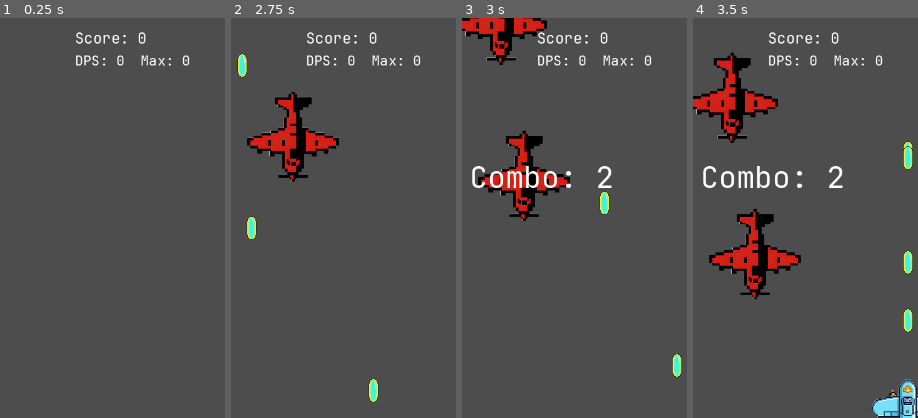
Above: before the commit, frames 1-4 (left to right).
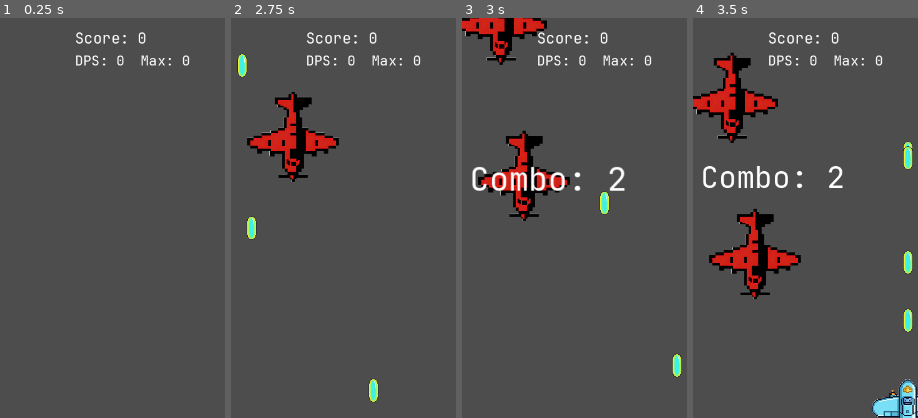
Above: after the commit, the same moments.

Repository: qingzhixing/plane-war
Game: Godot game, scene res://scenes/Main.tscn
Same seed, same stepped clock (60 frames per second), same inputs: the game is played once before the commit and once after it. Sound files missing from this copy of the repository are replaced by a short silence.
Inputs (mouse positions are % of the whole screen's width and height, from its top left):
- Up to frame 1 (0.25 s): no input
- Up to frame 2 (2.75 s): click "暂停" at 0.5 s; click "继续" at 1.25 s; tap Enter at 2 s; move the mouse to (72, 45) at 2.02 s; hold D from 2.03 s (still down); tap P at 2.1 s; click (72, 45) at 2.17 s
- Up to frame 3 (3 s): release D at 2.75 s; drag from (30, 55) to (64, 15) at 2.77 s
- Up to frame 4 (3.5 s): no input
The pictures show only the part of the screen within x 50-100%, y 0-50%; the shares and areas given below are measured in that part.

Frames 1-2 are identical in both runs. In frame 3, 1.9% of the frame differs, in the area x 4-73%, y 37-44%; in frame 4, nothing differs.

Commit message:
🎮 ADD: 连击特效与按波次升级和敌人强化
Made-with: Cursor

Diff:
--- a/scripts/enemy_basic.gd
+++ b/scripts/enemy_basic.gd
@@ -53,3 +53,11 @@
 	var audio := _get_audio_manager()
 	if audio != null and audio.has_method("play_enemy_explosion"):
 		audio.play_enemy_explosion()
+
+
+func apply_wave_scaling(wave: int) -> void:
+	if wave <= 1:
+		return
+	var factor := 1.0 + 0.25 * float(wave - 1)
+	max_hp = int(round(float(max_hp) * factor))
+	_hp = max_hp
--- a/scripts/enemy_elite.gd
+++ b/scripts/enemy_elite.gd
@@ -83,3 +83,11 @@
 		get_tree().call_group("battle_stats_manager", "record_enemy_killed", self, score_value)
 		_give_exp()
 		queue_free()
+
+
+func apply_wave_scaling(wave: int) -> void:
+	if wave <= 1:
+		return
+	var factor := 1.0 + 0.25 * float(wave - 1)
+	max_hp = int(round(float(max_hp) * factor))
+	_hp = max_hp
--- a/scripts/enemy_spawner.gd
+++ b/scripts/enemy_spawner.gd
@@ -32,6 +32,9 @@
 		return
 
 	var enemy := scene_to_use.instantiate()
+	# 根据当前波次对敌人耐久度等进行逐波提升
+	if enemy != null and enemy.has_method("apply_wave_scaling"):
+		enemy.apply_wave_scaling(wave)
 	var viewport_rect := get_viewport().get_visible_rect()
 	var x := randf_range(50.0, viewport_rect.size.x - 50.0)
 	enemy.global_position = Vector2(x, -50.0)
--- a/scripts/enemy_turret.gd
+++ b/scripts/enemy_turret.gd
@@ -87,3 +87,11 @@
 		body.apply_damage(1)
 		_give_exp()
 		queue_free()
+
+
+func apply_wave_scaling(wave: int) -> void:
+	if wave <= 1:
+		return
+	var factor := 1.0 + 0.25 * float(wave - 1)
+	max_hp = int(round(float(max_hp) * factor))
+	_hp = max_hp
--- a/scripts/hud.gd
+++ b/scripts/hud.gd
@@ -6,6 +6,8 @@
 var _main: Node = null
 var _is_paused: bool = false
 var _combo_base_color: Color = Color.WHITE
+var _combo_base_scale: Vector2 = Vector2.ONE
+var _last_combo_value: int = 0
 
 @onready var _wave_label: Label = %WaveLabel
 @onready var _exp_bar: ProgressBar = %ExpBar
@@ -28,6 +30,7 @@
 	if _combo_label != null:
 		_combo_label.mouse_filter = Control.MOUSE_FILTER_IGNORE
 		_combo_base_color = _combo_label.modulate
+		_combo_base_scale = _combo_label.scale
 	if _dps_label != null:
 		_dps_label.mouse_filter = Control.MOUSE_FILTER_IGNORE
 
@@ -126,14 +129,30 @@
 	if combo <= 0:
 		_combo_label.text = ""
 		_combo_label.modulate = _combo_base_color
+		_combo_label.scale = _combo_base_scale
+		_last_combo_value = 0
 		return
 
 	_combo_label.text = "Combo: %d" % combo
 
 	var color := _combo_base_color
-	if combo >= 50:
+	if combo >= 100:
+		# 极高连击：彩色变换效果（随时间循环 Hue）
+		var t := float(Time.get_ticks_msec()) / 1000.0
+		var hue := fmod(t * 0.6, 1.0)
+		color = Color.from_hsv(hue, 0.9, 1.0)
+	elif combo >= 50:
 		color = Color(1.0, 0.35, 0.2) # 高连击：偏红橙
 	elif combo >= 10:
 		color = Color(1.0, 0.85, 0.3) # 中连击：偏亮黄
 
 	_combo_label.modulate = color
+
+	# Combo 增加时的瞬间放大效果
+	if combo > _last_combo_value:
+		var tween := create_tween()
+		_combo_label.scale = _combo_base_scale
+		tween.tween_property(_combo_label, "scale", _combo_base_scale * 1.2, 0.08).set_trans(Tween.TRANS_SINE).set_ease(Tween.EASE_OUT)
+		tween.tween_property(_combo_label, "scale", _combo_base_scale, 0.10).set_trans(Tween.TRANS_SINE).set_ease(Tween.EASE_IN)
+
+	_last_combo_value = combo
--- a/scripts/main.gd
+++ b/scripts/main.gd
@@ -38,7 +38,7 @@
 	add_to_group("battle_stats_manager")
 	level_up.connect(_on_level_up)
 	var wave_timer := Timer.new()
-	wave_timer.wait_time = 28.0
+	wave_timer.wait_time = 12.0
 	wave_timer.timeout.connect(_on_wave_timeout)
 	add_child(wave_timer)
 	wave_timer.start()
@@ -50,6 +50,8 @@
 
 func _on_wave_timeout() -> void:
 	_wave += 1
+	# 按波次触发升级，而非经验条
+	emit_signal("level_up")
 	# 第 4 波后尝试生成 Boss，一次性
 	if _wave >= 4 and not _boss_spawned:
 		_spawn_boss()
@@ -74,12 +76,8 @@
 		p.apply_upgrade(upgrade_id)
 
 func add_exp(amount: int) -> void:
+	# 经验值仅用于统计，不再直接驱动升级；保留接口以兼容现有代码
 	_exp += int(amount * _exp_multiplier)
-	while _exp >= _exp_to_next:
-		_exp -= _exp_to_next
-		_level += 1
-		_exp_to_next = 10 + (_level - 1) * 3
-		emit_signal("level_up")
 
 func get_exp() -> int:
 	return _exp
